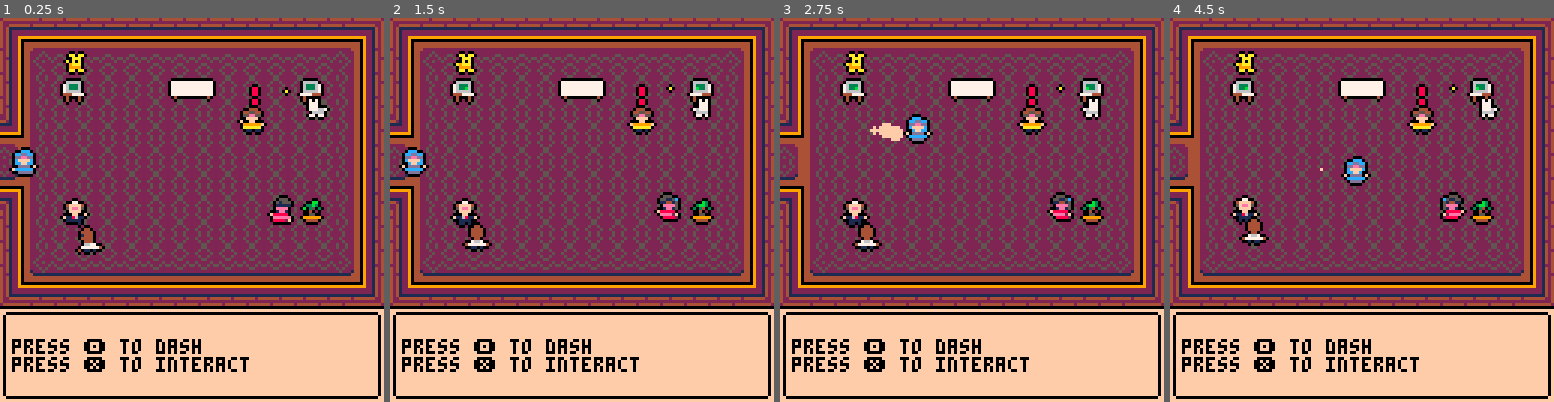
Above: before the commit, frames 1-4 (left to right).
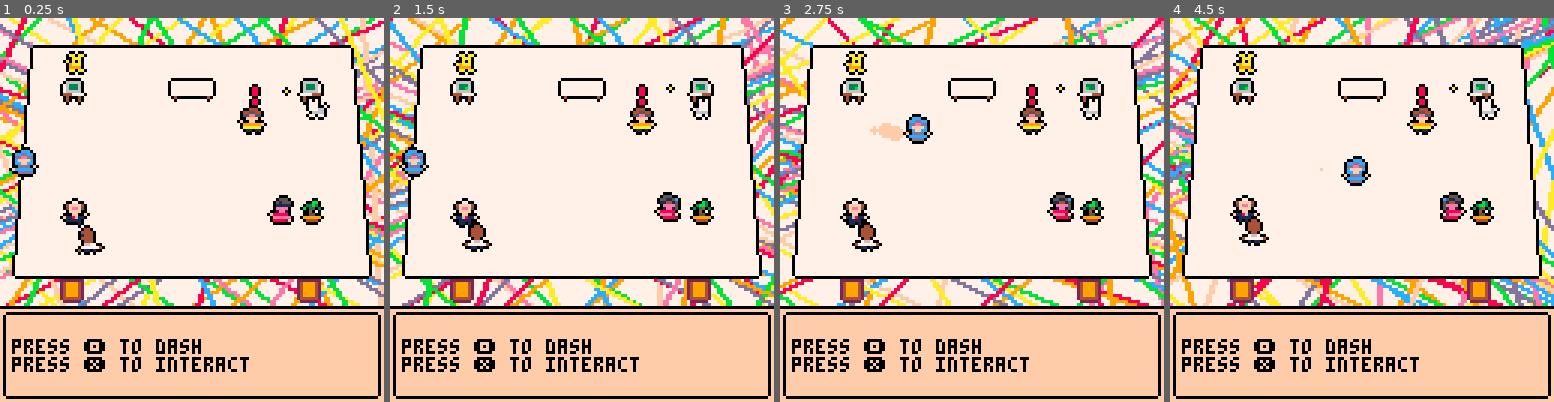
Above: after the commit, the same moments.

Repository: darabos/lynxkite-interview-pico8
Game: PICO-8 cartridge lynxkite.p8
The game is run twice, just before and just after one commit, with the same random seed, the same clock (stepped at 60 frames per second) and the same inputs.
Inputs:
- Up to frame 1 (0.25 s): no input
- Up to frame 2 (1.5 s): tap X (X key) at 0.33, 1.07 s; tap O (Z key) at 0.7 s
- Up to frame 3 (2.75 s): hold Right 1.6-2.1 s; tap O (Z key) at 1.7, 2.1, 2.5 s; tap X (X key) at 1.85 s; hold Up 2.15-2.42 s; hold Right from 2.47 s (still down)
- Up to frame 4 (4.5 s): tap O (Z key) every 0.4 s from 2.9 to 4.1 s; tap X (X key) at 2.97, 4.08 s; release Right at 3.03 s; hold Left 3.08-3.58 s; hold Down 3.63-3.97 s; hold Right from 4.02 s (still down)

The runs differ from the first frame. In frame 1, 70% of the frame differs, in the area x 0-100%, y 0-75%; in frame 2, 70%; in frame 3, 70%; in frame 4, 70%.

Commit message:
Metaverse background.

Diff:
--- a/lynxkite.p8
+++ b/lynxkite.p8
@@ -3,6 +3,8 @@
 __lua__
 function _init()
  dialog="\npress 🅾️ to dash\npress ❎ to interact"
+ background=draw_office
+ background=draw_metaverse
  local whiteboard={
   interact=function() transition_to(into_the_metaverse) end,
   x=60, y=20, draw=draw_whiteboard}
@@ -108,10 +110,42 @@
  sh(s,x,y,f)
  spr(s,x,y,1,1,f)
 end
+function draw_office()
+ map()
+end
+function draw_metaverse()
+ cls(7)
+ local tt=t()/4
+ local s=sin(tt)*30+160
+ local vx=s*sin(tt/8)/2
+ for i=1,100 do
+  local p=(i+tt)*0.01
+  line(
+   s*sin(p*3)+vx+64,0,
+   s*cos(p*7)+vx+64,96,
+   i%8+8)
+  line(
+   s*sin(p*3)+vx+65,0,
+   s*cos(p*7)+vx+65,96,
+   i%8+8)
+ end
+ local c,w=7,5
+ rectfill(10,10,117,85,c)
+ for x=1,w do
+  line(10,10,10-x,85,c)
+  line(117,10,117+x,85,c)
+ end
+ line(11,9,116,9,0)
+ line(10,10,9-w,85,0)
+ line(117,10,118+w,85,0)
+ line(10-w,86,117+w,86,0)
+ spr(28,20,87)
+ spr(28,99,87)
+end
 f=0
 function _draw()
  cls()
- map()
+ background()
  foreach(particles,function(p)
   if p.size==nil then p.size=0 end
   if p.life>5 then
@@ -130,6 +164,7 @@
  foreach(objects,function(o)
   o.draw(o) end)
  --dialog
+ line(0,96,127,96,0)
  rectfill(0,97,128,128,15)
  line(2,98,125,98,0)
  line(2,126,125,126,0)
@@ -202,6 +237,10 @@
   and t()>transition.start+0.8 then
   transition.switch()
   transition.switch=nil
+ elseif transition!=nil
+  and transition.switch==nil
+  and t()>transition.start+1.6 then
+  transition=nil
  end
 end
 
@@ -291,8 +330,11 @@
  end
 end
 
-function into_the_metaverse(whiteboard)
- objects={}
+function into_the_metaverse()
+ objects={p}
+ p.x=60
+ p.y=60
+ background=draw_metaverse
 end
 
 --by @mxsophieh
@@ -342,14 +384,14 @@
 00700700f0dddd0ff0dddd0000000000442252225252252522252244424122222222222222221424222222904421229007777777000777777777777777777000
 000000000cccccc00ccccccf00000000442522522522225225225244424122999999999999221424999999902241229000400000000777777777777777777700
 0000000000dddd000ddddd0000000000442252222225522222252244424122900000000009221424000000002241229000000000007777777777777777777700
-00000000004440000044400044444444442225222252252222522244424122900000000009221424000000000000000000000000077777777777777777777770
-000000000445544004455440444444444422225225222252252222444241229000000000092214240000b3000000bb0000000000077777777777777777777770
-00000000055ee550055ee55044444444442225222252252222522244224122900000000009221224003bb3000033b30000000000777777777777777777777777
-0000000000ffff0000ffff0044444444442252252225522252252244424122900000000009221424030340300b03503000000000777777777777777777777777
-00000000000ff000000ff00f44444444442252252225522252252244424122900000000009221424000400000004000000000000777777777777777777777777
-00000000f999999ff999999044444444442225222252252222522244422122900000000009221422000550000005500000000000777777777777777777777777
-000000000aaaaaa00aaaaaa044444444442222522522225225222244424122900000000009221424099999900999999000000000077777777777777777777777
-00000000001101000110110044444444442225222252252222522244424122900000000009221424004444000044440000000000077777777777777777777770
+00000000004440000044400044444444442225222252252222522244424122900000000009221424000000000000000022222222077777777777777777777770
+000000000445544004455440444444444422225225222252252222444241229000000000092214240000b3000000bb0024999942077777777777777777777770
+00000000055ee550055ee55044444444442225222252252222522244224122900000000009221224003bb3000033b30024999942777777777777777777777777
+0000000000ffff0000ffff0044444444442252252225522252252244424122900000000009221424030340300b03503024999942777777777777777777777777
+00000000000ff000000ff00f44444444442252252225522252252244424122900000000009221424000400000004000024999942777777777777777777777777
+00000000f999999ff999999044444444442225222252252222522244422122900000000009221422000550000005500024999942777777777777777777777777
+000000000aaaaaa00aaaaaa044444444442222522522225225222244424122900000000009221424099999900999999024444442077777777777777777777777
+00000000001101000110110044444444442225222252252222522244424122900000000009221424004444000044440002222220077777777777777777777770
 00000000000770000007700000000000442252222225522222252244424122900000000009221424000000000000000000000000077777777777777777777700
 0000000004ffff4004ffff4000000000442522522522225225225244424122999999999999221424066666000666660000000000077777777777777777777700
 0000000005feef5005feef5000000000442252225252252522252244424122222222222222221424063336700633367000000000007777777777777777777000
@@ -362,8 +404,8 @@
 000000000044440000044440000000000000000000000000000000000008800000880000055115c0055515000000000000000000000000000000000000000000
 00000000004444000004441000aa0aa000aa0aa00070700000070700000880000088000001144150011111000000000000000000000000000000000000000000
 000000000044440000044440000aaa00000aaa000077700000077700000880000088000000eeee5000eeee00000a000000000000000000000000000000000000
-000000000004400000044400000a0a000a0a0a0000777000000777000000000000000000001ee150001ee1000000000000a00000000000000000000000000000
-0000000000766700007766000a9aaa00009aaa0076777000766777000008800000880000f88888000088888f0000000000000000000000000000000000000000
+000000000004400000044400000a0a000a0a0a0000777000700777000000000000000000001ee150001ee1000000000000a00000000000000000000000000000
+0000000000766700007766000a9aaa00009aaa0076777000066777000008800000880000f88888000088888f0000000000000000000000000000000000000000
 0000000047777774477777700099990000999900066660000666600000088000008800000eeee2f00eeeeee00000000000000000000000000000000000000000
 00000000001101000010110400aa0aa000aa0aa007707000077077000000000000000000008888200f2888800000000000000000000000000000000000000000
 __map__
